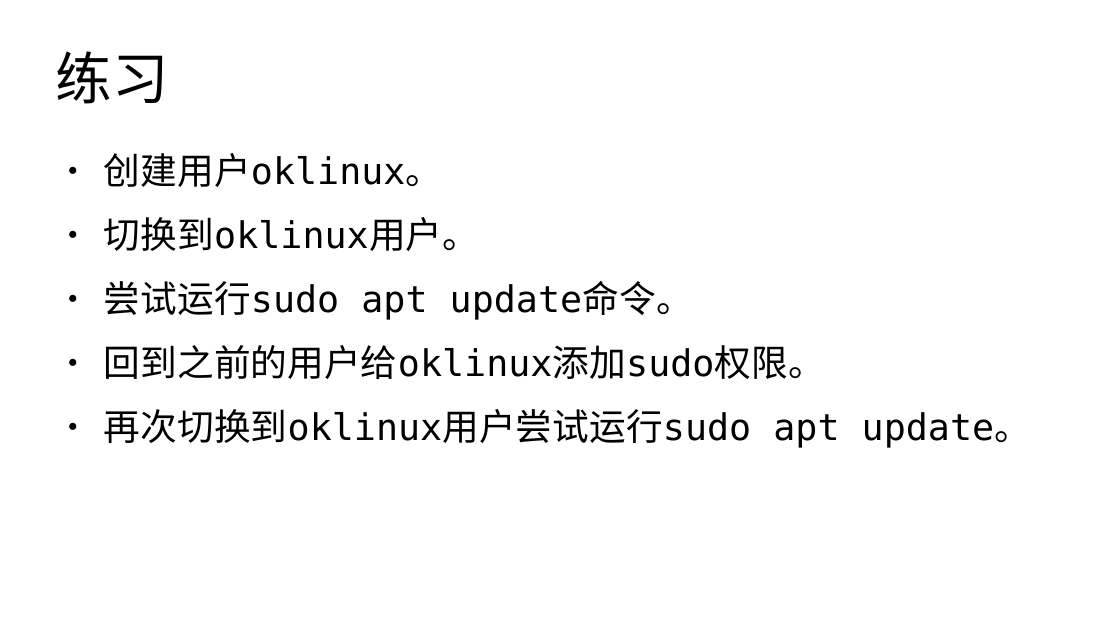
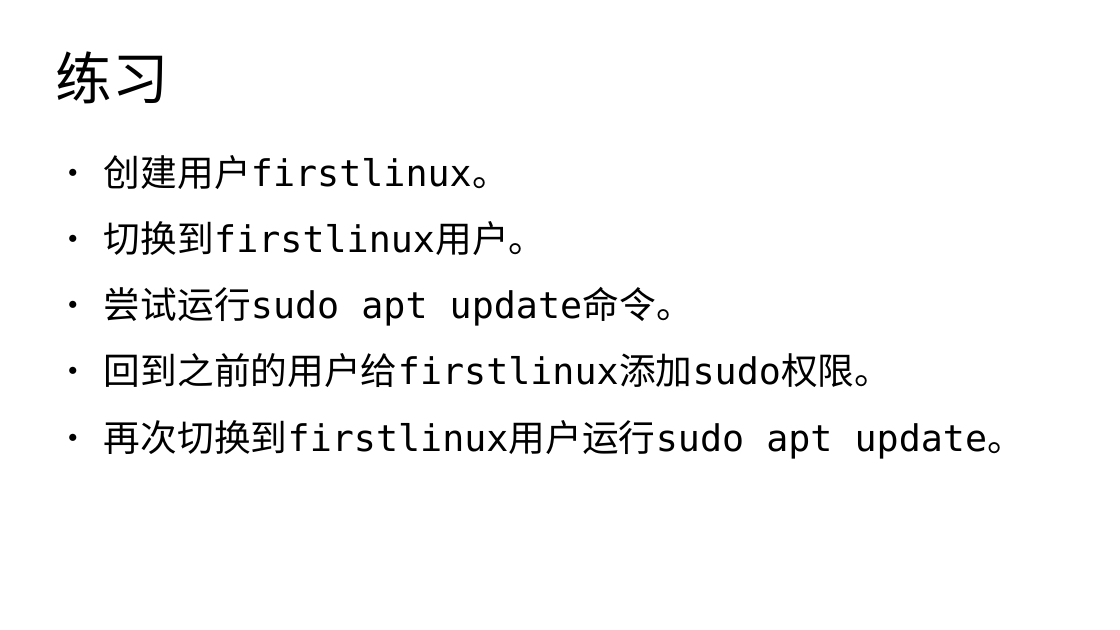
Before and after one commit to master-genius/linux-system, a slide deck: slide 22 of materials/slides/ch03-user.odp. Drawn at 1120x630 pixels with LibreOffice and Linux fonts; fonts in the diff are those of the drawing. Boxes give left, top, right and bottom in pixels: in the first picture for what was removed or moved away, otherwise in the second. Text is boxed around its words. In the diff, an @@ line names an element or a change of style, - is before the commit and + after.

```diff
--- a/materials/slides/ch03-user.odp
+++ b/materials/slides/ch03-user.odp
@@ text at bbox=[104, 155, 546, 255]: text changed @@
-● 创建用户oklinux。
-● 切换到oklinux用户。
+● 创建用户firstlinux。
+● 切换到firstlinux用户。
@@ text at bbox=[104, 287, 693, 326]: line spacing 1 to 1.05 @@
@@ text at bbox=[104, 353, 1025, 459]: text changed @@
-● 回到之前的用户给oklinux添加sudo权限。
-● 再次切换到oklinux用户尝试运行sudo apt update。
+● 回到之前的用户给firstlinux添加sudo权限。
+● 再次切换到firstlinux用户运行sudo apt update。
```
Also in this commit, not shown: 20 other slides changed, 40 other files.
